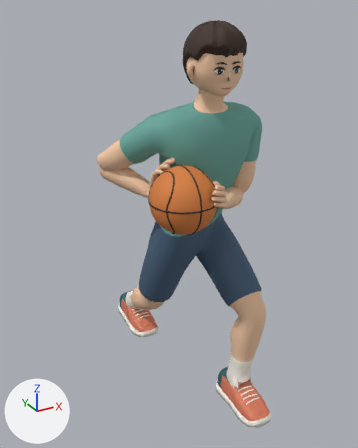
The glTF model 籃球遊戲/public/models/athlete_game.glb as it was, and as the next commit left it.
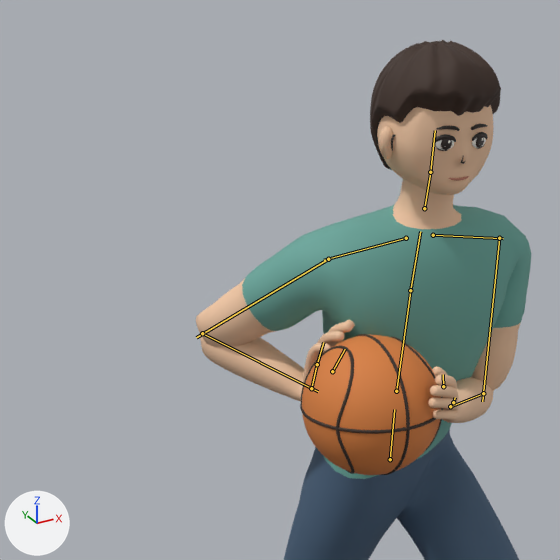
Old and new are each drawn whole from a 50 mm camera at (-0.959, -1.654, 1.583) aimed at (-0.048, 0.002, 0.755) and again close up on the part from 0% to 77% of the width and 0% to 62% of the height. The lights are fixed; the arrows at lower left show +X, +Y and +Z. The last two pictures show the newer version. Both versions are drawn at frame 7 of the action 'Layup'; the numbers are the values there. The bones that change, and the others that lie on the model, are drawn over the model as lines in the close-ups.

The first close-up shows 'Athlete', 'Ball'.
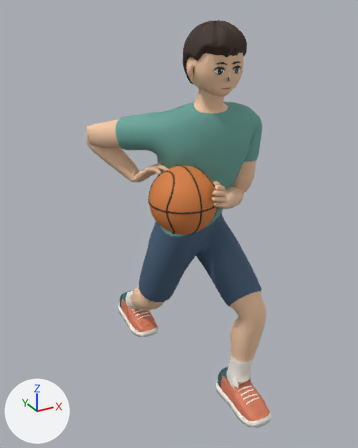
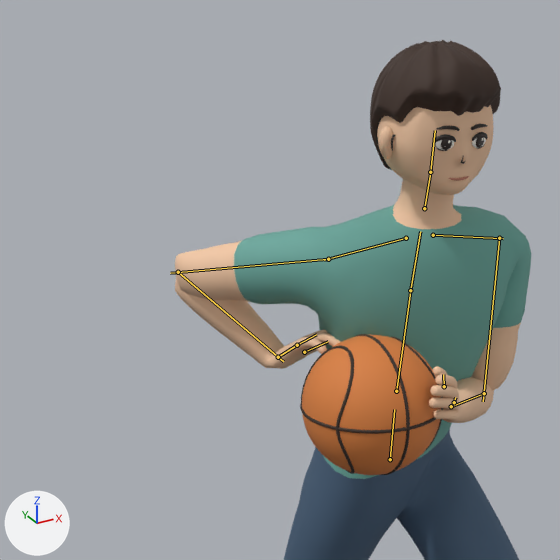
Boxes [x1, y1, x2, y2] around the edits, measured in the close-ups (560 x 560 px):
'Athlete', posed
    before: [196, 40, 531, 560]
    after: [175, 40, 531, 560]
bone 'upper_arm.R', root to tip
    before: (328, 259) to (196, 337)
    after: (328, 259) to (170, 273)
bone 'forearm.R', root to tip
    before: (202, 333) to (318, 391)
    after: (178, 272) to (283, 361)
bone 'hand.R', root to tip
    before: (311, 388) to (316, 366)
    after: (278, 357) to (295, 346)

What the commit changed:
Bone 'upper_arm.R' (bone_upper_arm_r) turns from (-43, -2, -41) to (-21, 5, -49) degrees about its own x, y and z.
Bone 'forearm.R' (bone_forearm_r) turns from (-47, -7, 163) to (-52, 21, 154) degrees about its own x, y and z.
Bone 'hand.R' (bone_hand_r) turns from (87, 0, -15) to (83, -22, -19) degrees about its own x, y and z.
